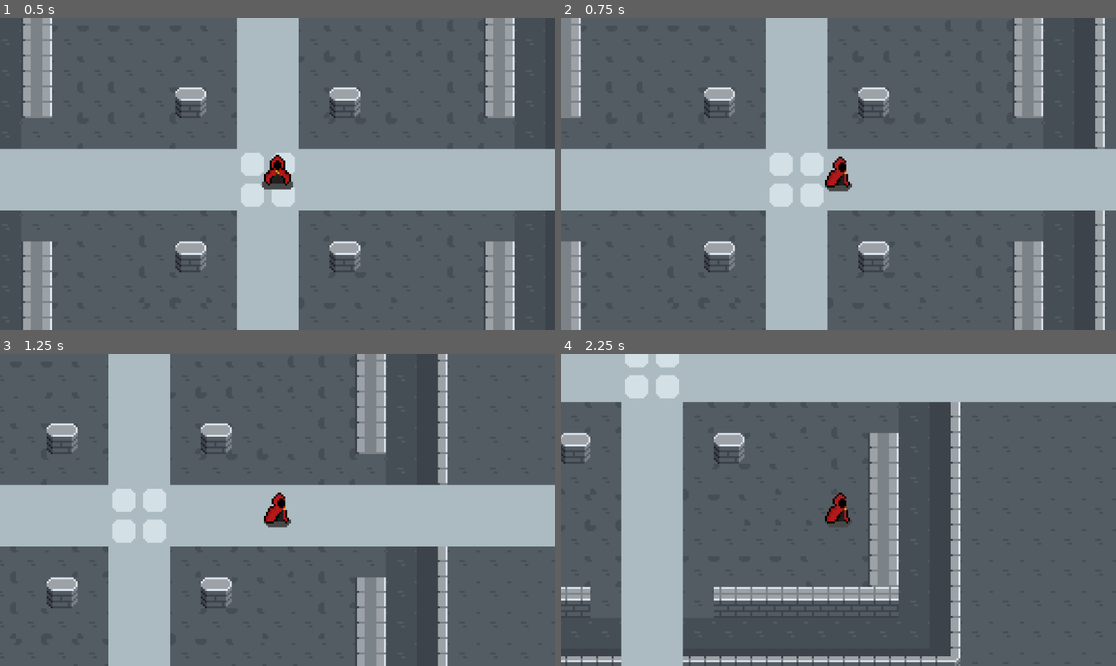
Above: before the commit, frames 1-4 (two rows, left to right).
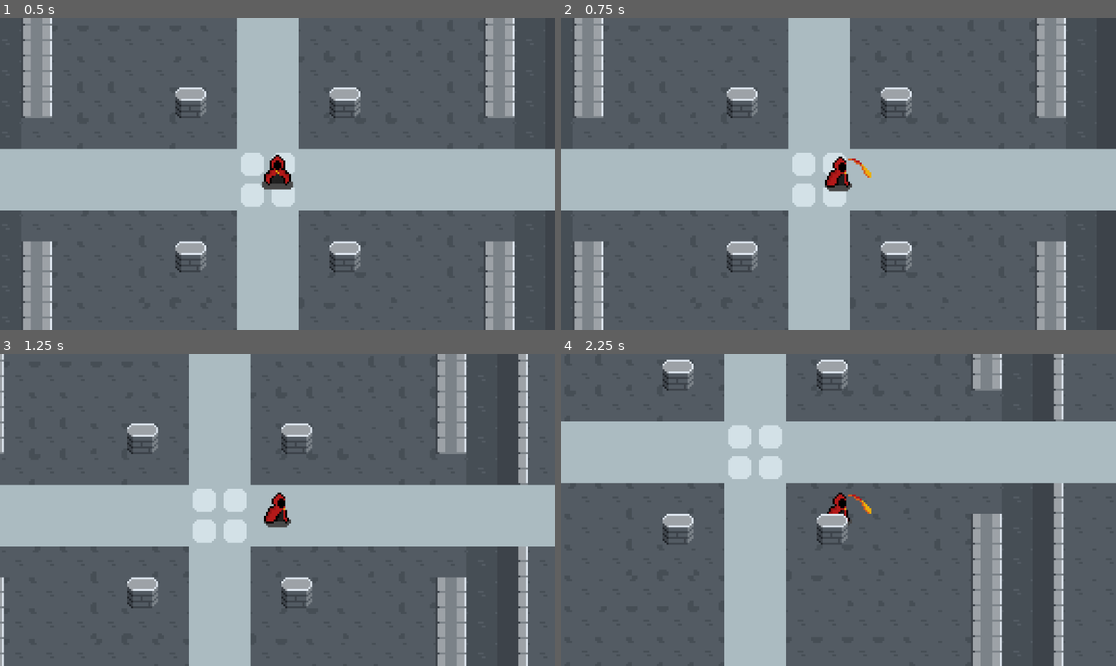
Above: after the commit, the same moments.

Repository: AmanSong/PixelGame
Game: Godot game, scene res://scenes/game.tscn
The game is run twice, just before and just after one commit, with the same random seed, the same clock (stepped at 60 frames per second) and the same inputs.
Inputs:
- Up to frame 1 (0.5 s): no input
- Up to frame 2 (0.75 s): tap Enter at 0.5 s; hold D (Right) from 0.53 s (still down); tap F (FlameSlash, bound only after the commit) at 0.6 s
- Up to frame 3 (1.25 s): keep holding D (Right)
- Up to frame 4 (2.25 s): release D (Right) at 1.28 s; hold S (Down) 1.28-2.03 s; tap F (FlameSlash, bound only after the commit) at 1.35, 2.1 s; hold D (Right) from 2.03 s (still down)

Frame 1 is identical in both runs. In frame 2, 23% of the frame differs, in the area x 0-100%, y 0-100%; in frame 3, 35%; in frame 4, 61%.

Commit message:
added attack

Diff:
--- a/project.godot
+++ b/project.godot
@@ -40,6 +40,11 @@
 "events": [Object(InputEventKey,"resource_local_to_scene":false,"resource_name":"","device":-1,"window_id":0,"alt_press …(192 unchanged characters)…
 ]
 }
+FlameSlash={
+"deadzone": 0.2,
+"events": [Object(InputEventKey,"resource_local_to_scene":false,"resource_name":"","device":-1,"window_id":0,"alt_pressed":false,"shift_pressed":false,"ctrl_pressed":false,"meta_pressed":false,"pressed":false,"keycode":0,"physical_keycode":70,"key_label":0,"unicode":102,"location":0,"echo":false,"script":null)
+]
+}
 
 [rendering]
 
--- a/scenes/player.tscn
+++ b/scenes/player.tscn
@@ -1,10 +1,73 @@
-[gd_scene load_steps=32 format=3 uid="uid://o48cu05yiwch"]
+[gd_scene load_steps=50 format=3 uid="uid://o48cu05yiwch"]
 
 [ext_resource type="Texture2D" uid="uid://dnxjmtbde2s0t" path="res://assets/sprites/PlayerIdle.png" id="1_3vyb7"]
 [ext_resource type="Script" uid="uid://fh2v422wn2op" path="res://scripts/playerScripts/player.gd" id="1_g2els"]
+[ext_resource type="Texture2D" uid="uid://ckk57hbbfq75y" path="res://assets/sprites/FlameSlash.png" id="2_tuyoq"]
 [ext_resource type="Script" uid="uid://bb4iv24yw3y6q" path="res://scripts/state_machine.gd" id="3_qhqgy"]
 [ext_resource type="Script" uid="uid://b5hakk0e1cyps" path="res://scripts/playerScripts/state_idle.gd" id="4_dqkch"]
 [ext_resource type="Script" uid="uid://wflihnfgtbhk" path="res://scripts/playerScripts/state_move.gd" id="5_qlg0r"]
+[ext_resource type="Script" uid="uid://dw1rdlu64p7pr" path="res://scripts/playerScripts/state_flameSlash.gd" id="7_fjrip"]
+[ext_resource type="AudioStream" uid="uid://bryugrjw0nnit" path="res://assets/audio/Fire_Whoosh.mp3" id="8_smehm"]
+
+[sub_resource type="AtlasTexture" id="AtlasTexture_ujl30"]
+atlas = ExtResource("2_tuyoq")
+region = Rect2(0, 0, 48, 48)
+
+[sub_resource type="AtlasTexture" id="AtlasTexture_31cv2"]
+atlas = ExtResource("2_tuyoq")
+region = Rect2(48, 0, 48, 48)
+
+[sub_resource type="AtlasTexture" id="AtlasTexture_pf23h"]
+atlas = ExtResource("2_tuyoq")
+region = Rect2(96, 0, 48, 48)
+
+[sub_resource type="AtlasTexture" id="AtlasTexture_dt7fs"]
+atlas = ExtResource("2_tuyoq")
+region = Rect2(144, 0, 48, 48)
+
+[sub_resource type="AtlasTexture" id="AtlasTexture_wqfne"]
+atlas = ExtResource("2_tuyoq")
+region = Rect2(0, 48, 48, 48)
+
+[sub_resource type="AtlasTexture" id="AtlasTexture_wnwbv"]
+atlas = ExtResource("2_tuyoq")
+region = Rect2(48, 48, 48, 48)
+
+[sub_resource type="AtlasTexture" id="AtlasTexture_gl8cc"]
+atlas = ExtResource("2_tuyoq")
+region = Rect2(96, 48, 48, 48)
+
+[sub_resource type="AtlasTexture" id="AtlasTexture_487ah"]
+atlas = ExtResource("2_tuyoq")
+region = Rect2(144, 48, 48, 48)
+
+[sub_resource type="AtlasTexture" id="AtlasTexture_md1ol"]
+atlas = ExtResource("2_tuyoq")
+region = Rect2(0, 96, 48, 48)
+
+[sub_resource type="AtlasTexture" id="AtlasTexture_bj30b"]
+atlas = ExtResource("2_tuyoq")
+region = Rect2(48, 96, 48, 48)
+
+[sub_resource type="AtlasTexture" id="AtlasTexture_jc3p3"]
+atlas = ExtResource("2_tuyoq")
+region = Rect2(96, 96, 48, 48)
+
+[sub_resource type="AtlasTexture" id="AtlasTexture_hax0n"]
+atlas = ExtResource("2_tuyoq")
+region = Rect2(144, 96, 48, 48)
+
+[sub_resource type="AtlasTexture" id="AtlasTexture_t4otl"]
+atlas = ExtResource("2_tuyoq")
+region = Rect2(0, 144, 48, 48)
+
+[sub_resource type="AtlasTexture" id="AtlasTexture_j2b1d"]
+atlas = ExtResource("2_tuyoq")
+region = Rect2(48, 144, 48, 48)
+
+[sub_resource type="AtlasTexture" id="AtlasTexture_cs1tg"]
+atlas = ExtResource("2_tuyoq")
+region = Rect2(96, 144, 48, 48)
 
 [sub_resource type="AtlasTexture" id="AtlasTexture_fjrip"]
 atlas = ExtResource("1_3vyb7")
@@ -104,6 +167,66 @@
 
 [sub_resource type="SpriteFrames" id="SpriteFrames_qfm1y"]
 animations = [{
+"frames": [{
+"duration": 1.0,
+"texture": SubResource("AtlasTexture_ujl30")
+}, {
+"duration": 1.0,
+"texture": SubResource("AtlasTexture_31cv2")
+}, {
+"duration": 1.0,
+"texture": SubResource("AtlasTexture_pf23h")
+}, {
+"duration": 1.0,
+"texture": SubResource("AtlasTexture_dt7fs")
+}, {
+"duration": 1.0,
+"texture": SubResource("AtlasTexture_wqfne")
+}],
+"loop": false,
+"name": &"FlameSlash_Down",
+"speed": 12.0
+}, {
+"frames": [{
+"duration": 1.0,
+"texture": SubResource("AtlasTexture_wnwbv")
+}, {
+"duration": 1.0,
+"texture": SubResource("AtlasTexture_gl8cc")
+}, {
+"duration": 1.0,
+"texture": SubResource("AtlasTexture_487ah")
+}, {
+"duration": 1.0,
+"texture": SubResource("AtlasTexture_md1ol")
+}, {
+"duration": 1.0,
+"texture": SubResource("AtlasTexture_bj30b")
+}],
+"loop": false,
+"name": &"FlameSlash_Side",
+"speed": 12.0
+}, {
+"frames": [{
+"duration": 1.0,
+"texture": SubResource("AtlasTexture_jc3p3")
+}, {
+"duration": 1.0,
+"texture": SubResource("AtlasTexture_hax0n")
+}, {
+"duration": 1.0,
+"texture": SubResource("AtlasTexture_t4otl")
+}, {
+"duration": 1.0,
+"texture": SubResource("AtlasTexture_j2b1d")
+}, {
+"duration": 1.0,
+"texture": SubResource("AtlasTexture_cs1tg")
+}],
+"loop": false,
+"name": &"FlameSlash_Up",
+"speed": 12.0
+}, {
 "frames": [{
 "duration": 1.0,
 "texture": SubResource("AtlasTexture_fjrip")
@@ -218,7 +341,7 @@
 
 [node name="PlayerSprite" type="AnimatedSprite2D" parent="."]
 sprite_frames = SubResource("SpriteFrames_qfm1y")
-animation = &"Move_Up"
+animation = &"FlameSlash_Down"
 
 [node name="CollisionShape2D" type="CollisionShape2D" parent="."]
 shape = SubResource("CircleShape2D_fulsm")
@@ -234,3 +357,13 @@
 
 [node name="Move" type="Node" parent="StateMachine"]
 script = ExtResource("5_qlg0r")
+
+[node name="FlameSlash" type="Node" parent="StateMachine"]
+script = ExtResource("7_fjrip")
+flameSlash_sound = ExtResource("8_smehm")
+
+[node name="Audio" type="Node2D" parent="."]
+
+[node name="AudioStreamPlayer2D" type="AudioStreamPlayer2D" parent="Audio"]
+volume_db = -10.0
+max_polyphony = 4
--- /dev/null
+++ b/scripts/playerScripts/state_flameSlash.gd
@@ -0,0 +1,46 @@
+class_name State_FlameSlash extends State
+
+var attacking : bool = false
+
+@export var flameSlash_sound : AudioStream
+
+@onready var move : State = $"../Move"
+@onready var idle = $"../Idle"
+@onready var player_sprite = $"../../PlayerSprite"
+@onready var audio = $"../../Audio/AudioStreamPlayer2D"
+
+func Enter():
+	attacking = true
+	player.UpdateAnimation("FlameSlash")
+	player_sprite.animation_finished.connect( EndAttack )
+
+	audio.stream = flameSlash_sound
+	audio.pitch_scale = randf_range(2, 3)
+	audio.play()
+	pass
+
+func Exit():
+	player_sprite.animation_finished.disconnect( EndAttack )
+	attacking = false
+	pass
+
+func Process(delta:float) -> State:
+	player.velocity = Vector2.ZERO
+
+	if attacking == false:
+		if player.direction == Vector2.ZERO:
+			return idle
+		else:
+			return move
+
+	return null
+
+func Physics(delta:float) -> State:
+	return null
+
+
+func HandleInput(_event:InputEvent) -> State:
+	return null
+
+func EndAttack(  ) -> void:
+	attacking = false
--- a/scripts/playerScripts/state_idle.gd
+++ b/scripts/playerScripts/state_idle.gd
@@ -1,5 +1,7 @@
 class_name State_Idle extends State
+
 @onready var move : State = $"../Move"
+@onready var flame_slash : State = $"../FlameSlash"
 
 func Enter():
 	player.UpdateAnimation("Idle")
@@ -19,4 +21,7 @@
 	return null
 
 func HandleInput(_event:InputEvent) -> State:
+	if _event.is_action("FlameSlash"):
+		return flame_slash
+
 	return null
--- a/scripts/playerScripts/state_move.gd
+++ b/scripts/playerScripts/state_move.gd
@@ -2,6 +2,7 @@
 
 @export var Move_Speed : float = 100.0
 @onready var idle : State = $"../Idle"
+@onready var flame_slash : State = $"../FlameSlash"
 
 func Enter():
 	player.UpdateAnimation("Move")
@@ -24,4 +25,7 @@
 	return null
 
 func HandleInput(_event:InputEvent) -> State:
+	if _event.is_action("FlameSlash"):
+		return flame_slash
+
 	return null
Not shown, added: assets/audio/Fire_Whoosh.mp3.import
Binary file added: assets/sprites/FlameSlash.png
Not shown, added: assets/sprites/FlameSlash.png.import
Not shown, added: scripts/playerScripts/state_flameSlash.gd.uid
Not shown, added: assets/audio/Fire_Whoosh.mp3
